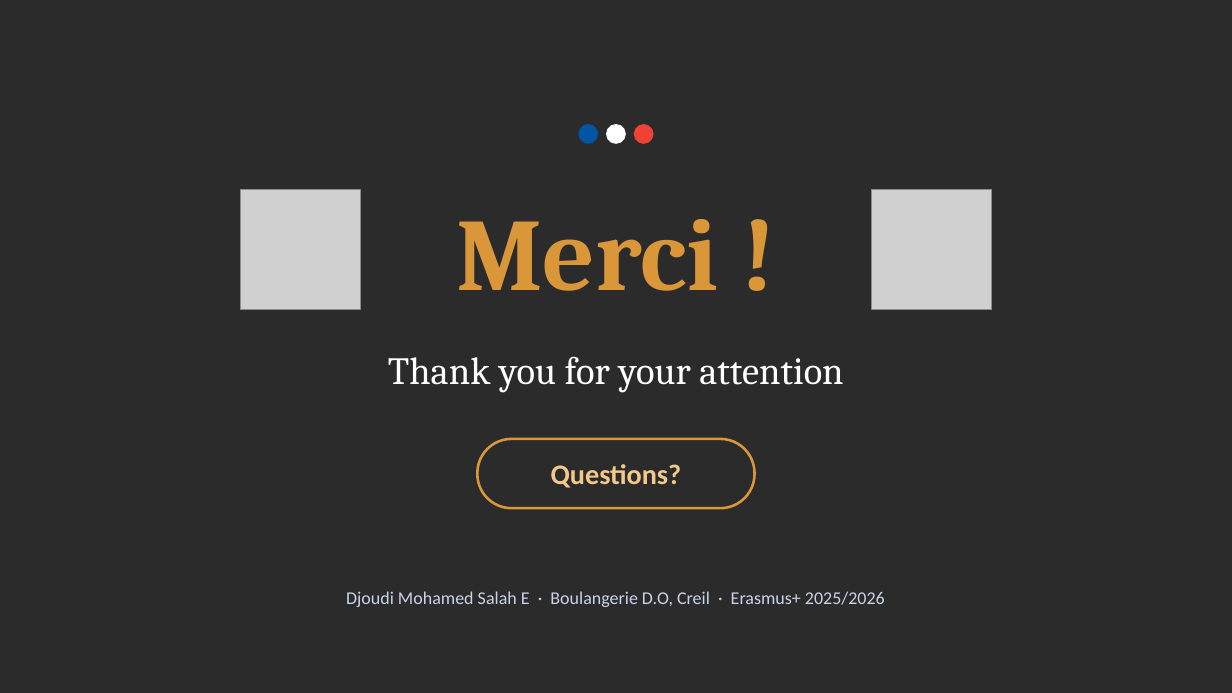
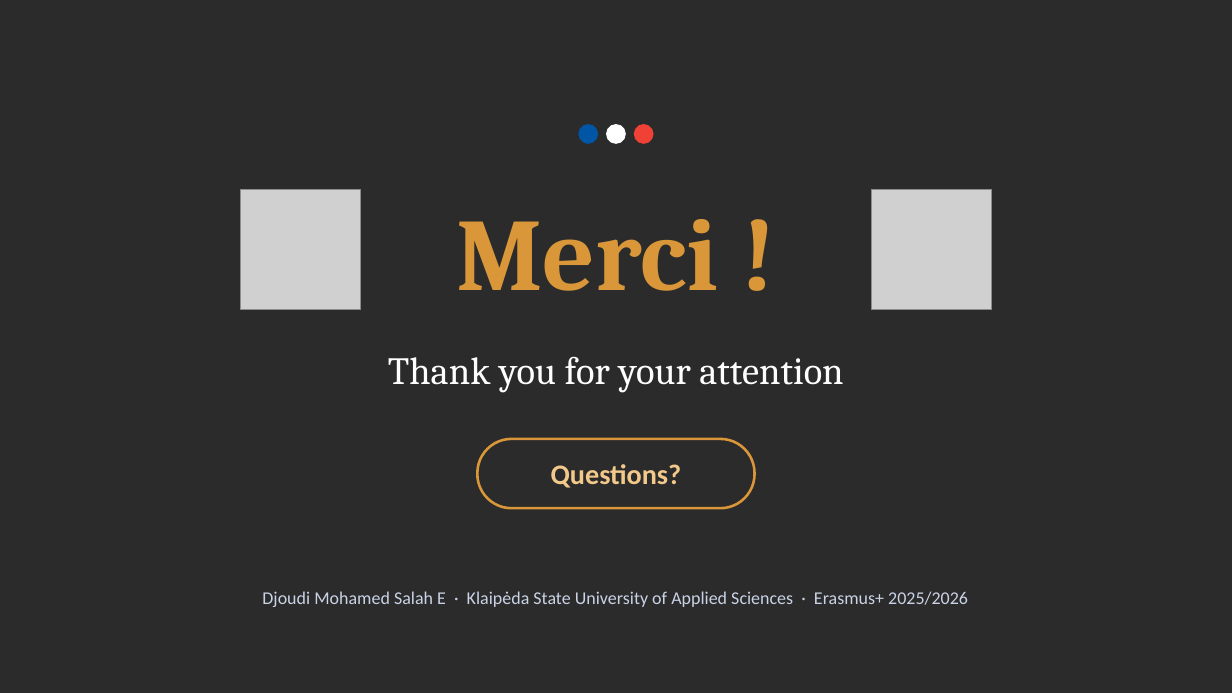
Before and after one commit to djoeeej/djoeeej, a slide deck: slide 20 of france-internship/Internship_France_Defense.pptx (slide 13 before the commit). Drawn at 1232x693 pixels with LibreOffice and Linux fonts; fonts in the diff are those of the drawing; grey boxes stand for pictures; background and template pictures are left out; a plain dark background stands for a picture behind light text. Boxes give left, top, right and bottom in pixels: in the first picture for what was removed or moved away, otherwise in the second. Text is boxed around its words. In the diff, an @@ line names an element or a change of style, - is before the commit and + after.

```diff
--- a/france-internship/Internship_France_Defense.pptx
+++ b/france-internship/Internship_France_Defense.pptx
@@ text at (x1=262, y1=591, x2=968, y2=607): text changed @@
-Djoudi Mohamed Salah E · Boulangerie D.O, Creil · Erasmus+ 2025/2026
+Djoudi Mohamed Salah E · Klaipėda State University of Applied Sciences · Erasmus+ 2025/2026
```
Also in this commit, not shown: 10 other slides changed, 9 slides added, 2 slides removed, 2 other files.
